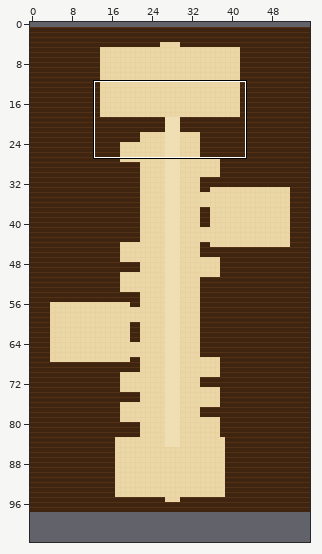
Tiled map (JSON), stored at maps/rank13.tmj. The first picture is a wide view before the edit; the outline marks the close-up.
Close-up. Before the edit:
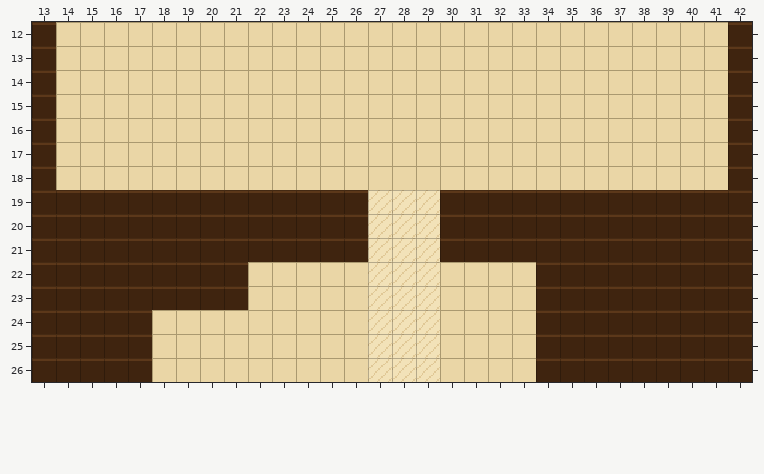
Cells are 16x16 px. Shown: x 13..42, y 12..26. The commit also changed other parts of the map, which this record leaves out. The old version is drawn lined up with the new one.
Now the later version:
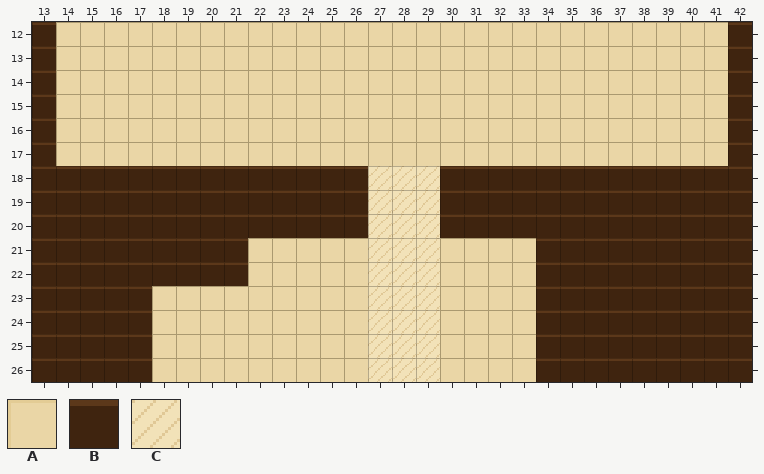
Key: from "draft": A 0, B 1, C 5.
_ is an empty cell, . an unchanged one.
Changes in this commit:
map size 56x97 -> 56x104 cells (old content now starts at 0,1; both pictures use the new coordinates)
--- layer "ground"
@@ x 14..41 @@
-18 AAAAAAAAAAAAAAAAAAAAAAAAAAAA
+18 BBBBBBBBBBBBBCCCBBBBBBBBBBBB
@@ x 22..33 @@
-21 BBBBB...BBBB
+21 AAAAA...AAAA
@@ x 18..21 @@
-23 BBBB
+23 AAAA
Boxes around the changes in both close-ups, in picture pixels (x1, y1, x2, y2):
changed: (56, 166, 728, 190)
changed: (248, 238, 368, 262)
changed: (440, 238, 536, 262)
changed: (152, 286, 248, 310)
